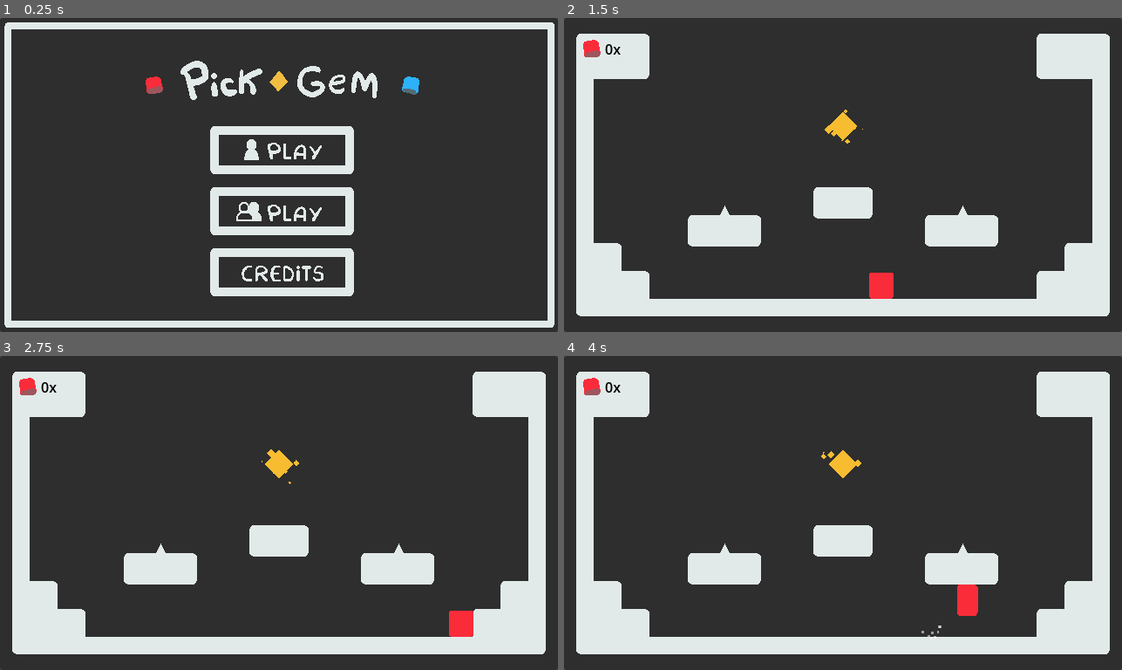
Above: before the commit, frames 1-4 (two rows, left to right).
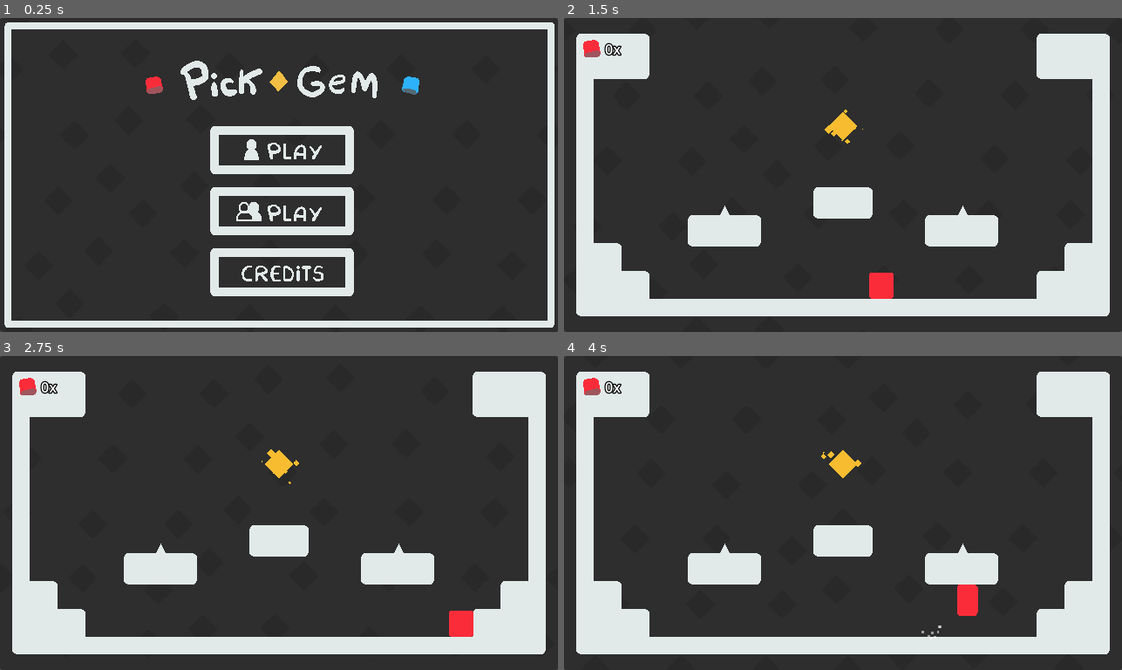
Above: after the commit, the same moments.

Repository: Juawo/PickGem
Game: Godot game, scene res://Scenes/UI/main_menu.tscn
Same seed, same stepped clock (60 frames per second), same inputs: the game is played once before the commit and once after it.
Inputs (mouse positions are in pixels of both pictures, inside the frame that each line leads up to):
- Up to frame 1 (0.25 s): no input
- Up to frame 2 (1.5 s): click (848, 149) at 0.5 s; tap Enter at 1.25 s; hold D (move_right_player1) from 1.28 s (still down); tap Left (move_left_player2) at 1.35 s
- Up to frame 3 (2.75 s): keep holding D (move_right_player1); tap W (move_up_player1) at 1.52, 2.27 s; tap Right (move_right_player2) at 2.1 s
- Up to frame 4 (4 s): release D (move_right_player1) at 2.78 s; hold A (move_left_player1) 2.78-3.53 s; tap Up (move_up_player2) at 2.85 s; hold D (move_right_player1) from 3.53 s (still down); tap Left (move_left_player2) at 3.6 s; tap W (move_up_player1) at 3.77 s

The runs differ from the first frame. In frame 2, 0.1% of the frame differs, in the area x 7-11%, y 7-13%; in frame 3, 0.1%; in frame 4, 0.1%.

Commit message:
Adicionado background animado com shader e iniciando animações nas interfaces de score

Diff:
--- a/pickgemgame/Scenes/UI/background.tscn
+++ b/pickgemgame/Scenes/UI/background.tscn
@@ -1,4 +1,11 @@
-[gd_scene format=3 uid="uid://d233sja5ctuf5"]
+[gd_scene load_steps=4 format=3 uid="uid://d233sja5ctuf5"]
+
+[ext_resource type="Shader" path="res://shaders/background/background_detail.gdshader" id="1_hfw3s"]
+[ext_resource type="Texture2D" uid="uid://b8n3ewei7lb4b" path="res://Assets/bg_detail.png" id="2_3ru8e"]
+
+[sub_resource type="ShaderMaterial" id="ShaderMaterial_56s3a"]
+shader = ExtResource("1_hfw3s")
+shader_parameter/speed = 0.1
 
 [node name="background" type="Control"]
 layout_mode = 3
@@ -15,3 +22,15 @@
 anchor_bottom = 1.0
 grow_horizontal = 2
 grow_vertical = 2
+
+[node name="bg_detail" type="TextureRect" parent="."]
+modulate = Color(1, 1, 1, 0.313726)
+texture_repeat = 2
+material = SubResource("ShaderMaterial_56s3a")
+layout_mode = 1
+anchors_preset = 15
+anchor_right = 1.0
+anchor_bottom = 1.0
+grow_horizontal = 2
+grow_vertical = 2
+texture = ExtResource("2_3ru8e")
--- a/pickgemgame/Scenes/UI/score_players.tscn
+++ b/pickgemgame/Scenes/UI/score_players.tscn
@@ -40,7 +40,8 @@
 
 [node name="Label" type="Label" parent="score_player_1"]
 layout_mode = 2
-theme_override_colors/font_color = Color(0, 0, 0, 1)
+theme_override_colors/font_color = Color(1, 1, 1, 1)
+theme_override_constants/outline_size = 5
 
 [node name="score_player_2" type="HBoxContainer" parent="."]
 visible = false
@@ -56,12 +57,13 @@
 alignment = 2
 metadata/_edit_use_anchors_ = true
 
-[node name="Label" type="Label" parent="score_player_2"]
-layout_mode = 2
-theme_override_colors/font_color = Color(0, 0, 0, 1)
-
 [node name="icon_player_2" type="TextureRect" parent="score_player_2"]
 custom_minimum_size = Vector2(20, 20)
 layout_mode = 2
 texture = ExtResource("3_80r7b")
 stretch_mode = 3
+
+[node name="Label" type="Label" parent="score_player_2"]
+layout_mode = 2
+theme_override_colors/font_color = Color(1, 1, 1, 1)
+theme_override_constants/outline_size = 5
--- a/pickgemgame/Scripts/levels_scritps/gem.gd
+++ b/pickgemgame/Scripts/levels_scritps/gem.gd
@@ -1,4 +1,6 @@
 extends Area2D
+
+signal score_changed
 
 @onready var timer_level: Timer = $timer_change_level
 @export var next_scene: PackedScene
@@ -14,12 +16,12 @@
 		if(body.name == "player_2"):
 			players_data.score_player_2 += 1
 		body.score += 1
-		print("Player 1: ",str(players_data.score_player_1),"\n Player 2: ", str(players_data.score_player_2) )
+		score_changed.emit(body.name)
 
 func change_level(scene : PackedScene):
 	$CollisionShape2D.queue_free()
 	self.visible = false
-	timer_level.start(1.0)
+	timer_level.start(3.0)
 	await timer_level.timeout
 	get_tree().change_scene_to_packed(scene)
 	self.queue_free()
--- a/pickgemgame/Scripts/players_scripts/player_bases.gd
+++ b/pickgemgame/Scripts/players_scripts/player_bases.gd
@@ -35,7 +35,6 @@
 	sprite_2d.show()
 
 func player_particles():
-	print('emitiu')
 	cpu_particles_p_1.emitting = true
 	cpu_particles_p_1.global_position.x = self.global_position.x
 
--- a/pickgemgame/Scripts/ui_scripts/score_players.gd
+++ b/pickgemgame/Scripts/ui_scripts/score_players.gd
@@ -2,19 +2,51 @@
 
 @onready var label: Label = $score_player_1/Label
 @onready var label_2: Label = $score_player_2/Label
+@onready var score_player_2: HBoxContainer = $score_player_2
+@onready var gem: Area2D = $"../gem"
+
+@onready var label_p1: Label = $score_player_1/Label
+@onready var label_p2: Label = $score_player_2/Label
 
 @export var two_players : bool
-@onready var score_player_2: HBoxContainer = $score_player_2
 
 var initial_position : Vector2
+var initial_score_p1 : int
+var initial_score_p2 : int
 
 func _ready() -> void:
 	initial_position = global_position
+	initial_score_p1 = players_data.score_player_1
 	two_players = players_data.multiplayer_on
+	gem.score_changed.connect(score_changed_tween)
+
 	if two_players:
 		score_player_2.show()
+		initial_score_p2 = players_data.score_player_2
 
 func _process(delta: float) -> void:
 	label.text = str(players_data.score_player_1) + "x"
 	if two_players:
 		label_2.text = str(players_data.score_player_2) + "x"
+
+func score_changed_tween(name_player):
+	if name_player == "player_1":
+		tween_score(label_p1)
+	if name_player == "player_2":
+		tween_score(label_p2)
+
+func tween_score(node_ref):
+	var score_change_tween = get_tree().create_tween()
+	score_change_tween.set_ease(Tween.EASE_IN)
+	score_change_tween.set_trans(Tween.TRANS_EXPO)
+
+	score_change_tween.tween_property(node_ref, "position:y", 10, 0.2).as_relative()
+	score_change_tween.tween_callback(Callable(self,"tween_score_back").bind(node_ref))
+
+func tween_score_back(node_ref):
+	print("entrei")
+	var score_change_tween_back = get_tree().create_tween()
+	score_change_tween_back.set_ease(Tween.EASE_OUT)
+	score_change_tween_back.set_trans(Tween.TRANS_EXPO)
+
+	score_change_tween_back.tween_property(node_ref, "position:y", -10, 0.2 ).as_relative()
--- a/pickgemgame/project.godot
+++ b/pickgemgame/project.godot
@@ -67,6 +67,16 @@
 "events": [Object(InputEventKey,"resource_local_to_scene":false,"resource_name":"","device":-1,"window_id":0,"alt_press …(195 unchanged characters)…
 ]
 }
+move_down_player1={
+"deadzone": 0.5,
+"events": [Object(InputEventKey,"resource_local_to_scene":false,"resource_name":"","device":-1,"window_id":0,"alt_pressed":false,"shift_pressed":false,"ctrl_pressed":false,"meta_pressed":false,"pressed":false,"keycode":0,"physical_keycode":83,"key_label":0,"unicode":115,"location":0,"echo":false,"script":null)
+]
+}
+move_down_player2={
+"deadzone": 0.5,
+"events": [Object(InputEventKey,"resource_local_to_scene":false,"resource_name":"","device":-1,"window_id":0,"alt_pressed":false,"shift_pressed":false,"ctrl_pressed":false,"meta_pressed":false,"pressed":false,"keycode":0,"physical_keycode":4194322,"key_label":0,"unicode":0,"location":0,"echo":false,"script":null)
+]
+}
 
 [layer_names]
 
--- /dev/null
+++ b/pickgemgame/shaders/background/background_detail.gdshader
@@ -0,0 +1,7 @@
+shader_type canvas_item;
+
+uniform float speed = 0.1;
+void vertex() {
+	UV.x -= TIME * speed;
+	UV.y += TIME * speed;
+}
Binary file added: pickgemgame/Assets/bg_detail.png
Not shown, changed: pickgemgame/Assets/bg_detail.png.import
Not shown, removed: pickgemgame/Fontes/font/retro-pixel-font-bdf-v2024.05.12/arcade/OFL.txt
Not shown, removed: pickgemgame/Fontes/font/retro-pixel-font-bdf-v2024.05.12/arcade/info.txt
Binary file removed: pickgemgame/Fontes/font/retro-pixel-font-bdf-v2024.05.12/arcade/preview.png
Not shown, removed: pickgemgame/Fontes/font/retro-pixel-font-bdf-v2024.05.12/arcade/preview.png.import
Not shown, removed: pickgemgame/Fontes/font/retro-pixel-font-bdf-v2024.05.12/cute-mono/OFL.txt
Not shown, removed: pickgemgame/Fontes/font/retro-pixel-font-bdf-v2024.05.12/cute-mono/info.txt
Binary file removed: pickgemgame/Fontes/font/retro-pixel-font-bdf-v2024.05.12/cute-mono/preview.png
Not shown, removed: pickgemgame/Fontes/font/retro-pixel-font-bdf-v2024.05.12/cute-mono/preview.png.import
Not shown, removed: pickgemgame/Fontes/font/retro-pixel-font-bdf-v2024.05.12/cute-prop/OFL.txt
Not shown, removed: pickgemgame/Fontes/font/retro-pixel-font-bdf-v2024.05.12/cute-prop/info.txt
(and 24 more such lines)
